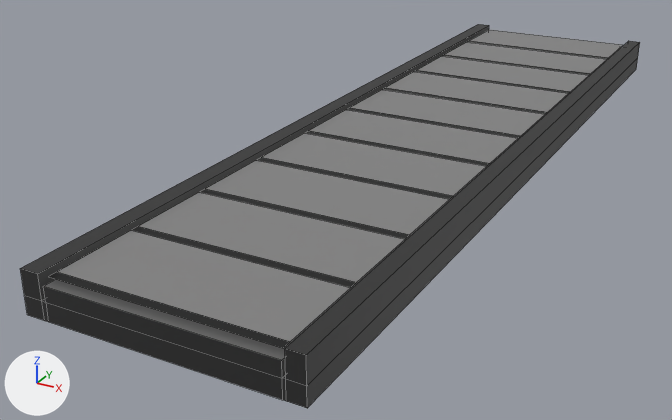
The FBX model Assets/Models/Conveyer Belt.fbx as it was, and as the next commit left it.
Rendered twice from a 50 mm lens placed at (10.6, -25.2, 9.8), pointed at (-2.0, -2.2, -1.8). Arrows for +X, +Y and +Z are at lower left; the lights stay in place. Mesh edges are drawn as thin lines. Where no turn or scale is listed for an object, it has been applied to the vertices.

Before the edit, the objects in view are built like this:
```python
me_cube_001 = bpy.data.meshes.new('Cube.001')
me_cube_001.from_pydata(...)  # 36 vertices, 34 faces; spans x -3.4..3.4, y -13.2..13.2, z -0.2..0.9
# faces by material slot: [33, 1]
me_cube_001.materials.append(mat_material_004)  # black #2c2c2c
me_cube_001.materials.append(mat_material)  # dark grey #6a6a6a
me_plane_013 = bpy.data.meshes.new('Plane.013')
me_plane_013.from_pydata(...)  # 42 vertices, 20 faces; spans x -2.9..2.9, y -12.9..13.2, z 0.0
# faces by material slot: [10, 10]
me_plane_013.materials.append(mat_belt_white)  # grey #838383
me_plane_013.materials.append(mat_belt_black)  # black #000000
ob_belt = bpy.data.objects.new('Belt', me_plane_013)
ob_belt.location = (0.0, -0.16, 0.75)
ob_conveyer = bpy.data.objects.new('Conveyer', me_cube_001)
ob_conveyer.location = (0.0, 0.0, 0.0)
```
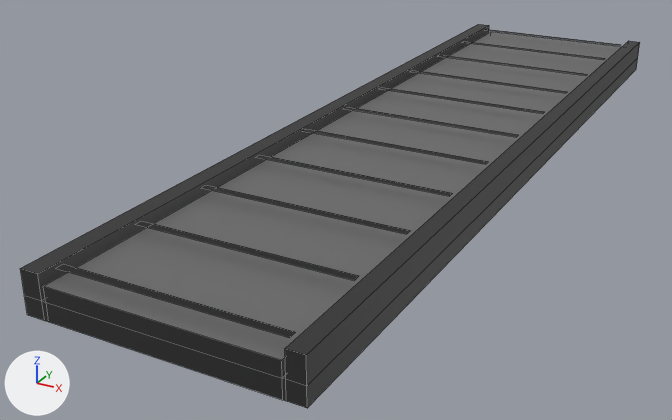
What differs and where, as boxes [x1, y1, x2, y2] in the pictures (672 x 420 px):
```json
{"object": "Belt", "change": "deleted", "before": [49, 30, 622, 348], "faces in mat_belt_white (grey #838383)": [58, 30, 622, 342], "faces in mat_belt_black (black #000000)": [49, 41, 608, 348]}
{"object": "Plane", "change": "added", "after": [56, 29, 621, 338], "on screen": "black"}
```

Edits to the scene script, one JSON object a line:
```json
{"op": "add", "block": "me_plane_001", "code": ["me_plane_001 = bpy.data.meshes.new('Plane.001')", "me_plane_001.from_pydata(...)  # 44 vertices, 11 faces; spans x -2.9..2.9, y -24.4..1.0, z 0.0", "me_plane_001.materials.append(mat_belt_black)  # black #000000"]}
{"op": "remove", "block": "ob_belt", "code": ["ob_belt = bpy.data.objects.new('Belt', me_plane_013)", "ob_belt.location = (0.0, -0.16, 0.75)"]}
{"op": "add", "block": "ob_plane", "code": ["ob_plane = bpy.data.objects.new('Plane', me_plane_001)", "ob_plane.location = (0.0, 11.59, 0.85)"]}
```
